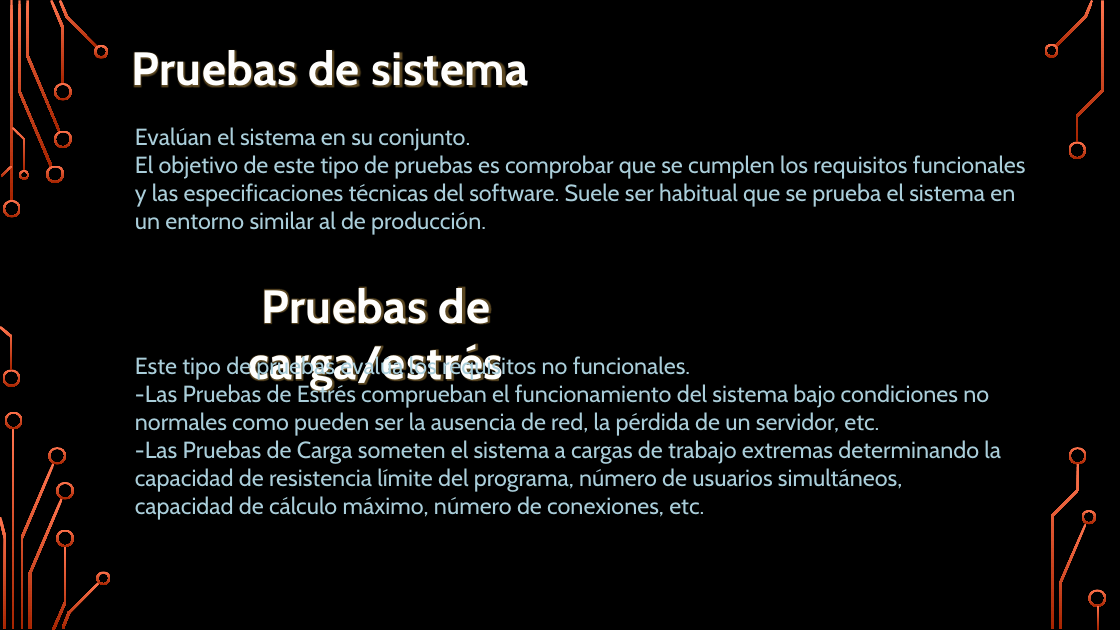
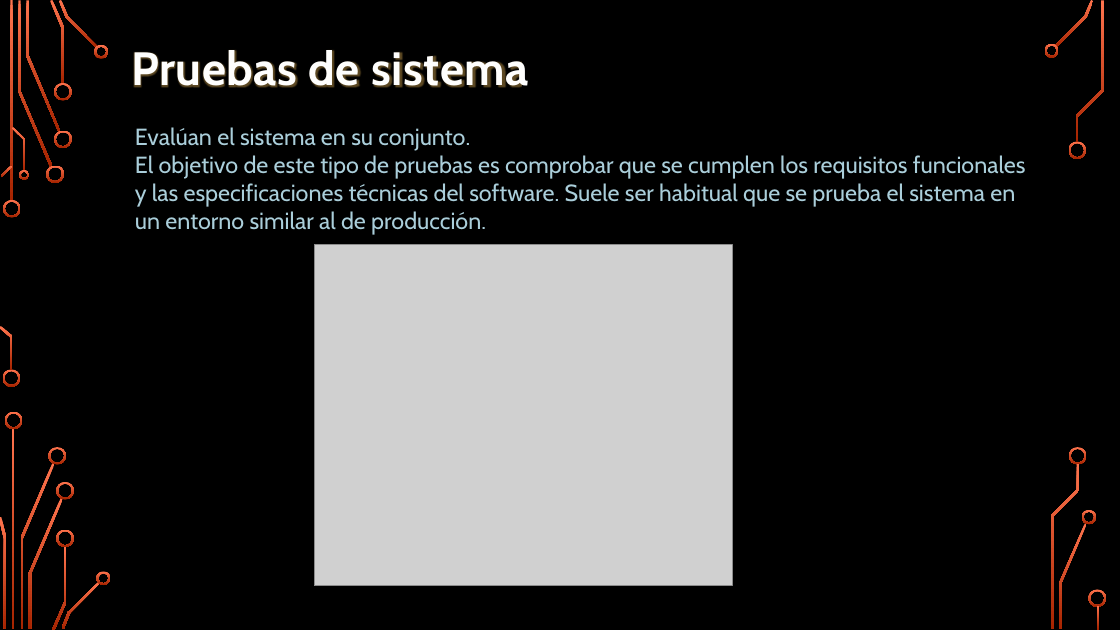
Before and after one commit to CrazyFiesta/CrazyFiesta, a slide deck: slide 12 of Software Testing.pptx. Drawn at 1120x630 pixels with LibreOffice and Linux fonts; fonts in the diff are those of the drawing; grey boxes stand for pictures; background and template pictures are left out. Boxes give left, top, right and bottom in pixels: in the first picture for what was removed or moved away, otherwise in the second. Text is boxed around its words. In the diff, an @@ line names an element or a change of style, - is before the commit and + after.

```diff
--- a/Software Testing.pptx
+++ b/Software Testing.pptx
@@ picture added at [314,245,733,586] @@
@@ text removed at [248,287,503,390] @@
-Pruebas de carga/estrés
@@ text removed at [135,354,1001,520] @@
-Este tipo de pruebas evalúa los requisitos no funcionales.
--Las Pruebas de Estrés comprueban el funcionamiento del sistema bajo condiciones no normales como pueden ser la ausencia de red, la pérdida de un servidor, etc.
--Las Pruebas de Carga someten el sistema a cargas de trabajo extremas determinando la capacidad de resistencia límite del programa, número de usuarios simultáneos, capacidad de cálculo máximo, número de conexiones, etc.
```
Also in this commit, not shown: 2 other slides changed, 1 slide added.
